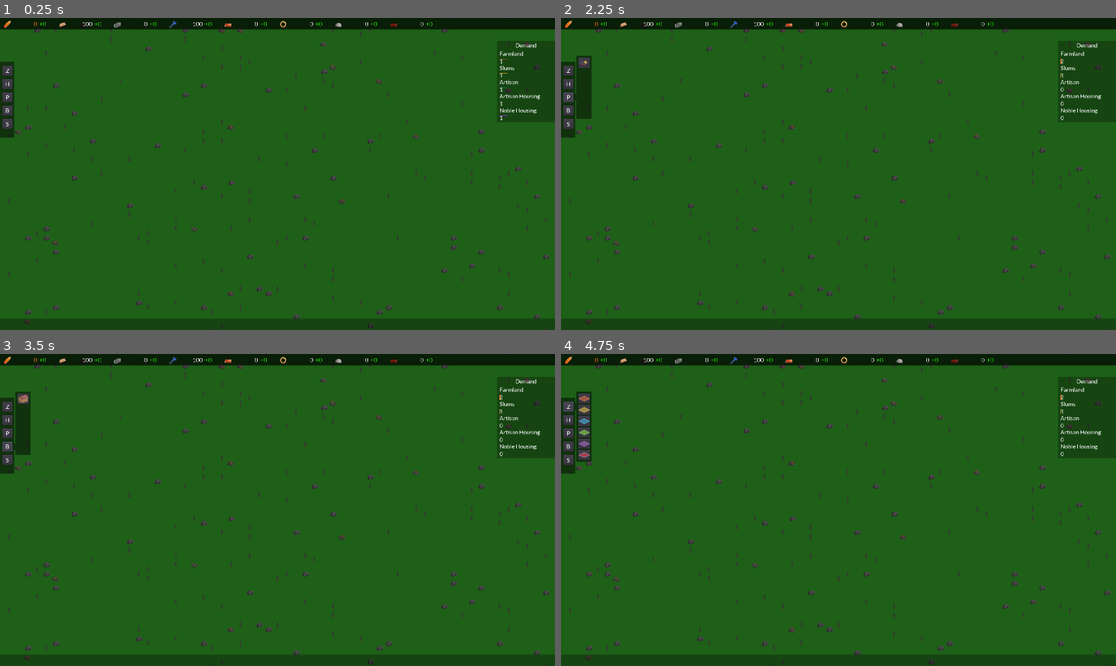
Above: before the commit, frames 1-4 (two rows, left to right).
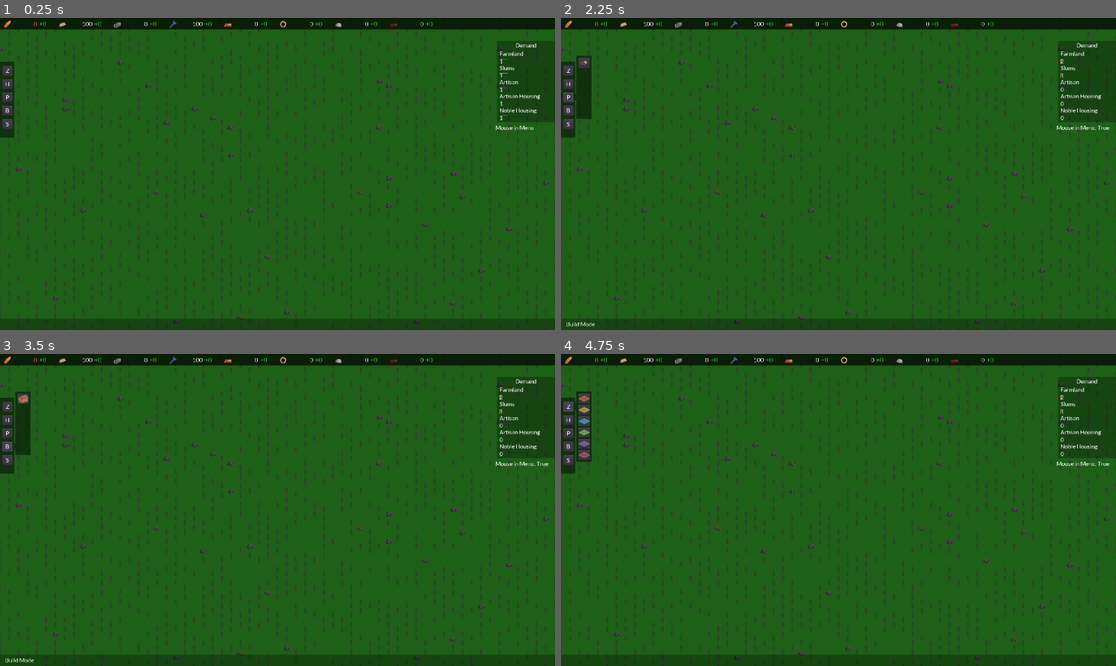
Above: after the commit, the same moments.

Repository: z-van-baars/uruk
Game: Godot game, scene res://Scenes/Main.tscn
The game is run twice, just before and just after one commit, with the same random seed, the same clock (stepped at 60 frames per second) and the same inputs.
Inputs:
- Up to frame 1 (0.25 s): no input
- Up to frame 2 (2.25 s): click "Z" at 0.5 s; click "H" at 1.25 s; click "P" at 2 s
- Up to frame 3 (3.5 s): click "B" at 2.75 s
- Up to frame 4 (4.75 s): click "S" at 3.5 s; click "Z" at 4.25 s

The runs differ from the first frame. In frame 1, 5.3% of the frame differs, in the area x 0-100%, y 1-100%; in frame 2, 5.3%; in frame 3, 5.3%; in frame 4, 5.3%.

Commit message:
UI signalling connections

Diff:
--- a/Scenes/Building.tscn
+++ b/Scenes/Building.tscn
@@ -7,5 +7,4 @@
 script = ExtResource( 1 )
 
 [node name="Sprite" type="Sprite" parent="."]
-position = Vector2( 0, 16 )
 script = ExtResource( 2 )
--- a/Scenes/Main.tscn
+++ b/Scenes/Main.tscn
@@ -522,6 +522,17 @@
 
 [node name="UILayer" type="CanvasLayer" parent="."]
 
+[node name="MenuDetector" type="Label" parent="UILayer"]
+margin_left = 1713.92
+margin_top = 367.0
+margin_right = 1904.92
+margin_bottom = 409.0
+custom_fonts/font = ExtResource( 11 )
+text = "Mouse in Menu"
+__meta__ = {
+"_edit_use_anchors_": false
+}
+
 [node name="ResourceBar" type="ColorRect" parent="UILayer"]
 margin_right = 1920.0
 margin_bottom = 40.0
@@ -1457,6 +1468,7 @@
 margin_bottom = 35.0
 rect_min_size = Vector2( 35, 35 )
 hint_tooltip = "N / A"
+mouse_filter = 1
 
 [node name="Sprite" type="Sprite" parent="UILayer/HarvestersMenu/VBoxContainer/LumberCampButton"]
 position = Vector2( 18.7707, 4 )
@@ -1468,6 +1480,7 @@
 margin_bottom = 74.0
 rect_min_size = Vector2( 35, 35 )
 hint_tooltip = "N / A"
+mouse_filter = 1
 
 [node name="Sprite" type="Sprite" parent="UILayer/HarvestersMenu/VBoxContainer/MineButton"]
 position = Vector2( 20.6908, 2.57635 )
@@ -1516,6 +1529,7 @@
 margin_bottom = 35.0
 rect_min_size = Vector2( 35, 35 )
 hint_tooltip = "N / A"
+mouse_filter = 1
 
 [node name="Sprite" type="Sprite" parent="UILayer/BoostersMenu/VBoxContainer/TempleButton"]
 position = Vector2( 20.7707, 7 )
@@ -1564,6 +1578,7 @@
 margin_bottom = 35.0
 rect_min_size = Vector2( 35, 35 )
 hint_tooltip = "N / A"
+mouse_filter = 1
 
 [node name="Sprite" type="Sprite" parent="UILayer/ProcessorsMenu/VBoxContainer/SmelterButton"]
 position = Vector2( 18.7707, 4 )
@@ -1584,6 +1599,11 @@
 [connection signal="mouse_entered" from="UILayer/Dock" to="UILayer/Dock" method="_on_Dock_mouse_entered"]
 [connection signal="mouse_entered_menu" from="UILayer/Dock" to="Player" method="_on_mouse_entered_menu"]
 [connection signal="mouse_exited" from="UILayer/Dock" to="UILayer/Dock" method="_on_Dock_mouse_exited"]
+[connection signal="mouse_exited_menu" from="UILayer/Dock" to="Player" method="_on_mouse_exited_menu"]
+[connection signal="mouse_entered" from="UILayer/DemandBox" to="UILayer/DemandBox" method="_on_DemandBox_mouse_entered"]
+[connection signal="mouse_entered_menu" from="UILayer/DemandBox" to="Player" method="_on_mouse_entered_menu"]
+[connection signal="mouse_exited" from="UILayer/DemandBox" to="UILayer/DemandBox" method="_on_DemandBox_mouse_exited"]
+[connection signal="mouse_exited_menu" from="UILayer/DemandBox" to="Player" method="_on_mouse_exited_menu"]
 [connection signal="mouse_entered" from="UILayer/BuildWidget" to="UILayer/BuildWidget" method="_on_BuildWidget_mouse_entered"]
 [connection signal="mouse_entered_menu" from="UILayer/BuildWidget" to="Player" method="_on_mouse_entered_menu"]
 [connection signal="mouse_exited" from="UILayer/BuildWidget" to="UILayer/BuildWidget" method="_on_BuildWidget_mouse_exited"]
@@ -1609,7 +1629,19 @@
 [connection signal="pressed" from="UILayer/ZoneMenu/VBoxContainer/ArtisanHousingButton" to="UILayer/ZoneMenu" method="_on_ArtisanHousingButton_pressed"]
 [connection signal="pressed" from="UILayer/ZoneMenu/VBoxContainer/NobleHousingButton" to="UILayer/ZoneMenu" method="_on_NobleHousingButton_pressed"]
 [connection signal="pressed" from="UILayer/ZoneMenu/VBoxContainer/DezoneButton" to="UILayer/ZoneMenu" method="_on_DezoneButton_pressed"]
+[connection signal="mouse_entered" from="UILayer/HarvestersMenu" to="UILayer/HarvestersMenu" method="_on_HarvestersMenu_mouse_entered"]
+[connection signal="mouse_entered_menu" from="UILayer/HarvestersMenu" to="Player" method="_on_mouse_entered_menu"]
+[connection signal="mouse_exited" from="UILayer/HarvestersMenu" to="UILayer/HarvestersMenu" method="_on_HarvestersMenu_mouse_exited"]
+[connection signal="mouse_exited_menu" from="UILayer/HarvestersMenu" to="Player" method="_on_mouse_exited_menu"]
 [connection signal="pressed" from="UILayer/HarvestersMenu/VBoxContainer/LumberCampButton" to="UILayer/HarvestersMenu" method="_on_LumberCampButton_pressed"]
 [connection signal="pressed" from="UILayer/HarvestersMenu/VBoxContainer/MineButton" to="UILayer/HarvestersMenu" method="_on_MineButton_pressed"]
+[connection signal="mouse_entered" from="UILayer/BoostersMenu" to="UILayer/BoostersMenu" method="_on_BoostersMenu_mouse_entered"]
+[connection signal="mouse_entered_menu" from="UILayer/BoostersMenu" to="Player" method="_on_mouse_entered_menu"]
+[connection signal="mouse_exited" from="UILayer/BoostersMenu" to="UILayer/BoostersMenu" method="_on_BoostersMenu_mouse_exited"]
+[connection signal="mouse_exited_menu" from="UILayer/BoostersMenu" to="Player" method="_on_mouse_exited_menu"]
 [connection signal="pressed" from="UILayer/BoostersMenu/VBoxContainer/TempleButton" to="UILayer/BoostersMenu" method="_on_TempleButton_pressed"]
+[connection signal="mouse_entered" from="UILayer/ProcessorsMenu" to="UILayer/ProcessorsMenu" method="_on_ProcessorsMenu_mouse_entered"]
+[connection signal="mouse_entered_menu" from="UILayer/ProcessorsMenu" to="Player" method="_on_mouse_entered_menu"]
+[connection signal="mouse_exited" from="UILayer/ProcessorsMenu" to="UILayer/ProcessorsMenu" method="_on_ProcessorsMenu_mouse_exited"]
+[connection signal="mouse_exited_menu" from="UILayer/ProcessorsMenu" to="Player" method="_on_mouse_exited_menu"]
 [connection signal="pressed" from="UILayer/ProcessorsMenu/VBoxContainer/SmelterButton" to="UILayer/ProcessorsMenu" method="_on_SmelterButton_pressed"]
--- a/Scripts/BuildWidget.gd
+++ b/Scripts/BuildWidget.gd
@@ -1,21 +1,17 @@
 extends Control
 signal mouse_entered_menu
 signal mouse_exited_menu
-var zone_menu
-var boosters_menu
-var harvesters_menu
-var processors_menu
-var selection_box
+onready var zone_menu = get_tree().root.get_node("Main/UILayer/ZoneMenu")
+onready var boosters_menu = get_tree().root.get_node("Main/UILayer/BoostersMenu")
+onready var harvesters_menu = get_tree().root.get_node("Main/UILayer/HarvestersMenu")
+onready var processors_menu = get_tree().root.get_node("Main/UILayer/ProcessorsMenu")
+onready var selection_box = get_tree().root.get_node("Main/WorldGen/SelectionBox")
+onready var player = get_tree().root.get_node("Main/Player")
 
-func _ready():
-	zone_menu = get_tree().root.get_node("Main/UILayer/ZoneMenu")
-	boosters_menu = get_tree().root.get_node("Main/UILayer/BoostersMenu")
-	harvesters_menu = get_tree().root.get_node("Main/UILayer/HarvestersMenu")
-	processors_menu = get_tree().root.get_node("Main/UILayer/ProcessorsMenu")
-	selection_box = get_tree().root.get_node("Main/WorldGen/SelectionBox")
 
 func hide_all_submenus():
 	zone_menu.disable_zoning_mode()
+	disable_build_mode()
 	for submenu in [
 		zone_menu,
 		boosters_menu,
@@ -27,16 +23,24 @@
 	pass
 
 func enable_build_mode():
+	player.build_mode = true
 	selection_box.build_mode = true
 	selection_box.activate_build_sprite()
 	selection_box.show()
 
+func disable_build_mode():
+	player.build_mode = false
+	player.to_build = null
+	selection_box.hide()
+
 func _on_BuildWidget_mouse_entered():
 	emit_signal("mouse_entered_menu")
+	get_tree().root.get_node("Main/UILayer/MenuDetector").text = "Mouse in Menu: True"
 
 
 func _on_BuildWidget_mouse_exited():
 	emit_signal("mouse_exited_menu")
+	get_tree().root.get_node("Main/UILayer/MenuDetector").text = "Mouse in Menu: False"
 
 
 func _on_ZonesButton_pressed():
--- a/Scripts/Building.gd
+++ b/Scripts/Building.gd
@@ -4,7 +4,11 @@
 var zone_type = null
 var demand = {
 	"farm1": {"slums": 0.75},
-	"huts1": {"farmland": 2}}
+	"huts1": {"farmland": 2},
+	"lumber camp": {"slums": 0.10},
+	"mine": {"slums": 0.10},
+	"smelter": {"slums": 0.10},
+	"temple": {"slums": 0.50}}
 var tick_production = {
 	"farm1": {"grain": 1.1},
 	"huts1": {"labor": 1},
--- a/Scripts/BuildingSprite.gd
+++ b/Scripts/BuildingSprite.gd
@@ -2,7 +2,11 @@
 
 var sprites_by_type = {
 	"farm1": "res://Assets/buildings/farm.png",
-	"huts1": "res://Assets/buildings/huts_4.png",}
+	"huts1": "res://Assets/buildings/huts_4.png",
+	"lumber camp": "res://Assets/buildings/lumbercamp.png",
+	"mine": "res://Assets/buildings/mine.png",
+	"temple": "res://Assets/buildings/temple.png",
+	"smelter": "res://Assets/buildings/smelter.png"}
 
 
 func load_building_sprite(building_type):
--- a/Scripts/Buildings.gd
+++ b/Scripts/Buildings.gd
@@ -14,15 +14,15 @@
 
 var building_types = [
 	"farm1",
-	"house1",
-	"lumbe camp",
+	"huts1",
+	"lumber camp",
 	"mine",
 	"smelter",
 	"temple"
 ]
 var tier_1 = {
-	"farmland": "farm1",
-	"slums": "huts1"}
+	"farmland": 0,
+	"slums": 1}
 var tier_2 = {"slums": "huts2"}
 
 func _ready():
@@ -56,12 +56,8 @@
 			if random_zone_tile == null:
 				remainder_demand[zone_type] += 1
 				continue
+			new_building(tier_1[zone_type], random_zone_tile)
 
-			var new_building = building_scene.instance()
-			add_child(new_building)
-			new_building.load_building(tier_1[zone_type])
-			building_map[random_zone_tile.y][random_zone_tile.x] = tier_1[zone_type]
-			new_building.position = zone_tilemap.map_to_world(random_zone_tile)
 			zones.undeveloped_zone_tilemap.set_cellv(random_zone_tile, -1)
 
 func calculate_production():
@@ -101,9 +97,12 @@
 	emit_signal("production_updated", net_production)
 	emit_signal("increment_resources", net_production)
 
-func new_building(building_id):
-	var new_building = building_types[building_id].instance()
+func new_building(building_id, building_pos):
+	var new_building = building_scene.instance()
 	add_child(new_building)
+	new_building.load_building(building_types[building_id])
+	# building_map[building_pos.y][building_pos.x] = building_types[building_id]
+	new_building.position = zone_tilemap.map_to_world(building_pos)
 
 func is_built(input_tile):
 	if building_map[input_tile.y][input_tile.x] == null:
--- a/Scripts/Dock.gd
+++ b/Scripts/Dock.gd
@@ -21,7 +21,9 @@
 
 func _on_Dock_mouse_entered():
 	emit_signal("mouse_entered_menu")
+	get_tree().root.get_node("Main/UILayer/MenuDetector").text = "Mouse in Menu: True"
 
 
 func _on_Dock_mouse_exited():
 	emit_signal("mouse_exited_menu")
+	get_tree().root.get_node("Main/UILayer/MenuDetector").text = "Mouse in Menu: False"
--- a/Scripts/Main.gd
+++ b/Scripts/Main.gd
@@ -2,7 +2,7 @@
 
 
 func _ready():
-	$WorldGen.gen_new(Vector2(100, 100))
+	$WorldGen.gen_new(Vector2(200, 200))
 
 	$WorldGen/TerrainTileMap.load_map()
 	$WorldGen/TerrainTileMap.paint_terrain()
--- a/Scripts/Player.gd
+++ b/Scripts/Player.gd
@@ -54,9 +54,12 @@
 		cost_box.set_cost_label(zones.get_zone_cost(to_zone, zone_tiles))
 
 func _input(event):
+
 	if $Camera2D.scrolling == true:
 		return
 	if event.is_action_pressed("left_click"):
+		print("build mode is: " + str(build_mode))
+		print("zoning mode is: " + str(zoning_mode))
 		if build_mode == false and zoning_mode == false: return
 		if mouse_in_menu == true: return
 
@@ -72,12 +75,12 @@
 			emit_signal("update_maps")
 		elif build_mode == true and zoning_mode == false:
 			var selected_tile = selection_box.get_selected_tile()
-			worldgen.buildings[selected_tile.y][selected_tile.x] = to_build
+			worldgen.building_map[selected_tile.y][selected_tile.x] = to_build
 			get_tree().root.get_node(
 				"Main/WorldGen/BuildingTileMap").set_cellv(
 					selected_tile,
 					to_build)
-			buildings.new_building(to_build)
+			buildings.new_building(to_build, selected_tile)
 			emit_signal("update_maps")
 	elif event.is_action_released("left_click"):
 		if build_mode == false and zoning_mode == false: return
@@ -96,9 +99,9 @@
 			emit_signal("shake_catalyst")
 			if to_zone == 6 or zone_tiles.size() == 0:
 				get_tree().root.get_node(
-					"Main/Sounds/SFX/Fuzz1").play()
+					"Main/Sounds/SFX/Fuzz1").stop()
 			get_tree().root.get_node(
-				"Main/Sounds/SFX/Thud1").play()
+				"Main/Sounds/SFX/Thud1").stop()
 			zone_tiles = []
 
 
--- a/Scripts/ResourceBar.gd
+++ b/Scripts/ResourceBar.gd
@@ -33,10 +33,12 @@
 
 func _on_ResourceBar_mouse_entered():
 	emit_signal("mouse_entered_menu")
+	get_tree().root.get_node("Main/UILayer/MenuDetector").text = "Mouse in Menu: True"
 
 
 func _on_ResourceBar_mouse_exited():
 	emit_signal("mouse_exited_menu")
+	get_tree().root.get_node("Main/UILayer/MenuDetector").text = "Mouse in Menu: False"
 
 
 func _on_Buildings_production_updated(new_production):
--- a/Scripts/UI/BoostersMenu.gd
+++ b/Scripts/UI/BoostersMenu.gd
@@ -1,6 +1,8 @@
 extends Control
 var player
 var selection_box
+signal mouse_entered_menu
+signal mouse_exited_menu
 
 func _ready():
 	player = get_tree().root.get_node("Main/Player")
@@ -9,3 +11,13 @@
 func _on_TempleButton_pressed():
 	player.to_build = 5
 	selection_box.activate_build_sprite()
+
+
+func _on_BoostersMenu_mouse_entered():
+	emit_signal("mouse_entered_menu")
+	get_tree().root.get_node("Main/UILayer/MenuDetector").text = "Mouse in Menu: True"
+
+
+func _on_BoostersMenu_mouse_exited():
+	emit_signal("mouse_exited_menu")
+	get_tree().root.get_node("Main/UILayer/MenuDetector").text = "Mouse in Menu: False"
--- a/Scripts/UI/DemandBox.gd
+++ b/Scripts/UI/DemandBox.gd
@@ -3,6 +3,8 @@
 
 var bar_reference
 var value_reference
+signal mouse_entered_menu
+signal mouse_exited_menu
 
 
 func _ready():
@@ -37,3 +39,13 @@
 
 func _on_Buildings_demand_updated(unmet_demand):
 	update_bars(unmet_demand)
+
+
+func _on_DemandBox_mouse_entered():
+	emit_signal("mouse_entered_menu")
+	get_tree().root.get_node("Main/UILayer/MenuDetector").text = "Mouse in Menu: True"
+
+
+func _on_DemandBox_mouse_exited():
+	emit_signal("mouse_exited_menu")
+	get_tree().root.get_node("Main/UILayer/MenuDetector").text = "Mouse in Menu: False"
--- a/Scripts/UI/HarvestersMenu.gd
+++ b/Scripts/UI/HarvestersMenu.gd
@@ -1,6 +1,8 @@
 extends Control
 var player
 var selection_box
+signal mouse_entered_menu
+signal mouse_exited_menu
 
 func _ready():
 	player = get_tree().root.get_node("Main/Player")
@@ -16,3 +18,13 @@
 	print("pressed MB")
 	player.to_build = 3
 	selection_box.activate_build_sprite()
+
+
+func _on_HarvestersMenu_mouse_entered():
+	emit_signal("mouse_entered_menu")
+	get_tree().root.get_node("Main/UILayer/MenuDetector").text = "Mouse in Menu: True"
+
+
+func _on_HarvestersMenu_mouse_exited():
+	emit_signal("mouse_exited_menu")
+	get_tree().root.get_node("Main/UILayer/MenuDetector").text = "Mouse in Menu: False"
--- a/Scripts/UI/ProductionMenu.gd
+++ b/Scripts/UI/ProductionMenu.gd
@@ -1,6 +1,8 @@
 extends Control
 var player
 var selection_box
+signal mouse_entered_menu
+signal mouse_exited_menu
 
 func _ready():
 	player = get_tree().root.get_node("Main/Player")
@@ -11,3 +13,13 @@
 func _on_SmelterButton_pressed():
 	player.to_build = 4
 	selection_box.activate_build_sprite()
+
+
+func _on_ProcessorsMenu_mouse_entered():
+	emit_signal("mouse_entered_menu")
+	get_tree().root.get_node("Main/UILayer/MenuDetector").text = "Mouse in Menu: True"
+
+
+func _on_ProcessorsMenu_mouse_exited():
+	emit_signal("mouse_exited_menu")
+	get_tree().root.get_node("Main/UILayer/MenuDetector").text = "Mouse in Menu: False"
--- a/Scripts/UI/ZoneMenu.gd
+++ b/Scripts/UI/ZoneMenu.gd
@@ -71,9 +71,11 @@
 
 func _on_ZoneMenu_mouse_entered():
 	emit_signal("mouse_entered_menu")
+	get_tree().root.get_node("Main/UILayer/MenuDetector").text = "Mouse in Menu: True"
 
 func _on_ZoneMenu_mouse_exited():
 	emit_signal("mouse_exited_menu")
+	get_tree().root.get_node("Main/UILayer/MenuDetector").text = "Mouse in Menu: False"
 
 func _on_BulldozeButton_pressed():
 	disable_zoning_mode()
Binary file changed: Assets/buildings/farm.png
Binary file changed: Assets/buildings/huts_1.png
Binary file changed: Assets/buildings/huts_2.png
Binary file changed: Assets/buildings/huts_3.png
Binary file changed: Assets/buildings/huts_4.png
Binary file changed: Assets/buildings/huts_5.png
Not shown, changed: Assets/tile_templates.psd
